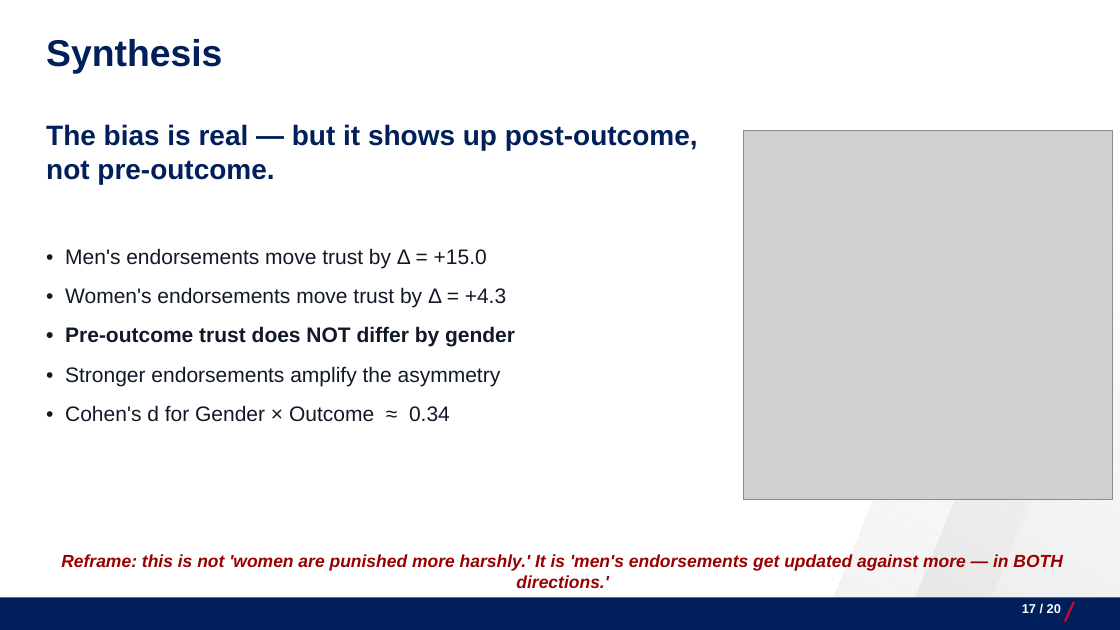
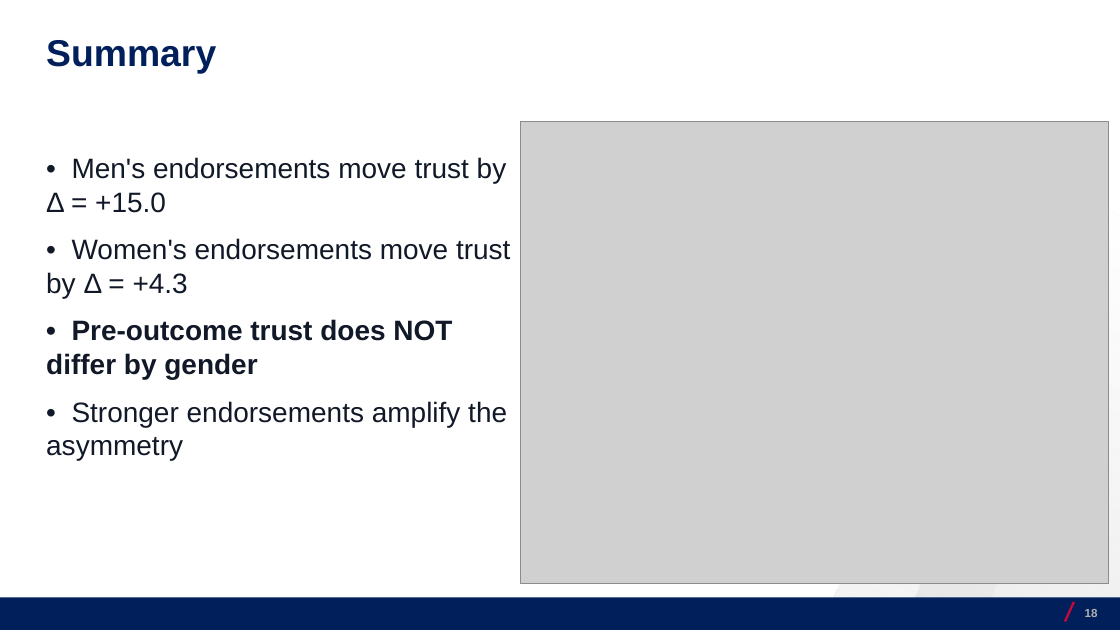
Before and after one commit to josecerv/sponsorship-network, a slide deck: slide 18 of docs/UChicago-0410.pptx (slide 17 before the commit). Drawn at 1120x630 pixels with LibreOffice and Linux fonts; fonts in the diff are those of the drawing; grey boxes stand for pictures; background and template pictures are left out. Boxes give left, top, right and bottom in pixels: in the first picture for what was removed or moved away, otherwise in the second. Text is boxed around its words. In the diff, an @@ line names an element or a change of style, - is before the commit and + after.

```diff
--- a/docs/UChicago-0410.pptx
+++ b/docs/UChicago-0410.pptx
@@ text at (46,40,216,74): text changed @@
-Synthesis
+Summary
@@ text "• Men's endorsements move trust ...": place and size @@
-text "• Men's endorsements move trust ..." at (65,248,515,422)
+text "• Men's endorsements move trust ..." at (46,157,510,460)
@@ text "• Men's endorsements move trust ..." at (46,157,510,460): size 18 to 24 pt @@
@@ text removed at (46,124,698,184) @@
-The bias is real — but it shows up post-outcome, not pre-outcome.
@@ picture added at (521,122,1109,584) @@
@@ picture removed at (744,130,1113,500) @@
@@ text at (65,405,450,422): paragraph removed @@
-• Cohen's d for Gender × Outcome ≈ 0.34
@@ text removed at (61,554,1063,588) @@
-Reframe: this is not 'women are punished more harshly.' It is 'men's endorsements get updated against more — in BOTH directions.'
@@ text removed at (1022,604,1061,613) @@
-17 / 20
@@ page number added at (1085,609,1098,617), 10 pt, text #AFAFAF, bold @@
+18
```
Also in this commit, not shown: 17 other slides changed, 2 slides added, 2 slides removed, 28 other files.
